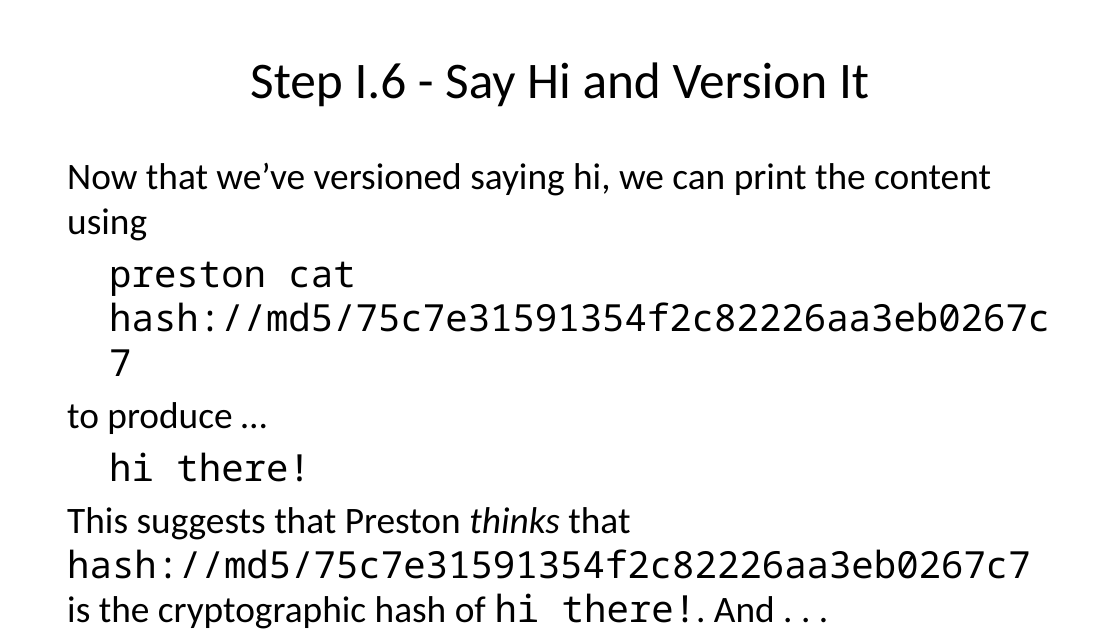
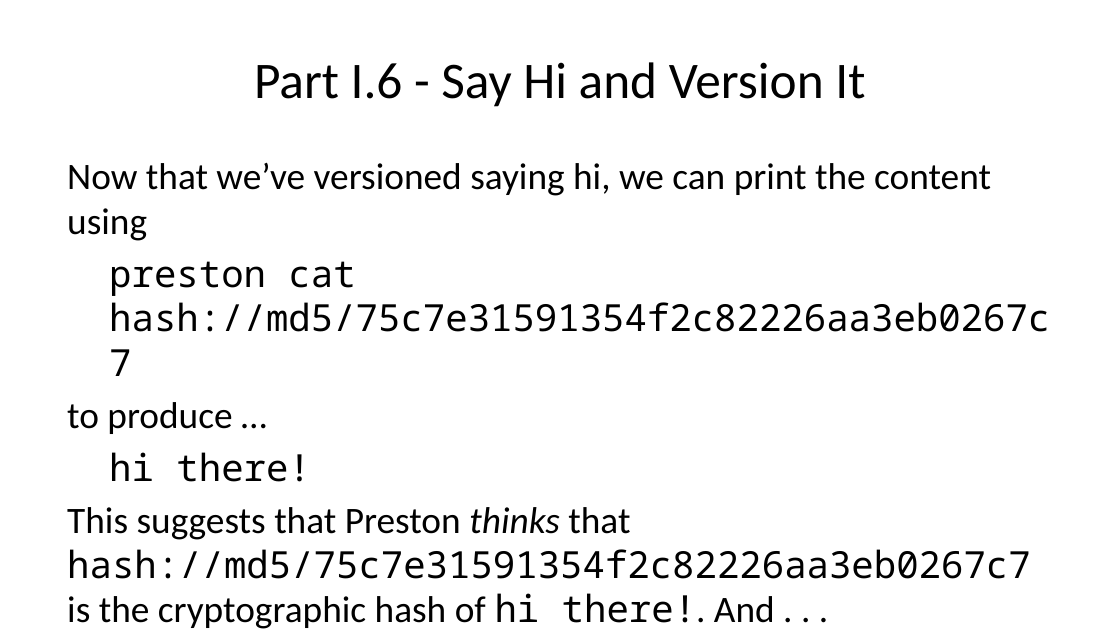
Before and after one commit to bat-literature/bat-literature.github.io, a slide deck: slide 16 of workshop.pptx. Drawn at 1120x630 pixels with LibreOffice and Linux fonts; fonts in the diff are those of the drawing. Boxes give left, top, right and bottom in pixels: in the first picture for what was removed or moved away, otherwise in the second. Text is boxed around its words. In the diff, an @@ line names an element or a change of style, - is before the commit and + after.

```diff
--- a/workshop.pptx
+++ b/workshop.pptx
@@ title at (254, 62, 865, 107): text changed @@
-Step I.6 - Say Hi and Version It
+Part I.6 - Say Hi and Version It
```
Also in this commit, not shown: 17 other slides changed, 3 other files.
